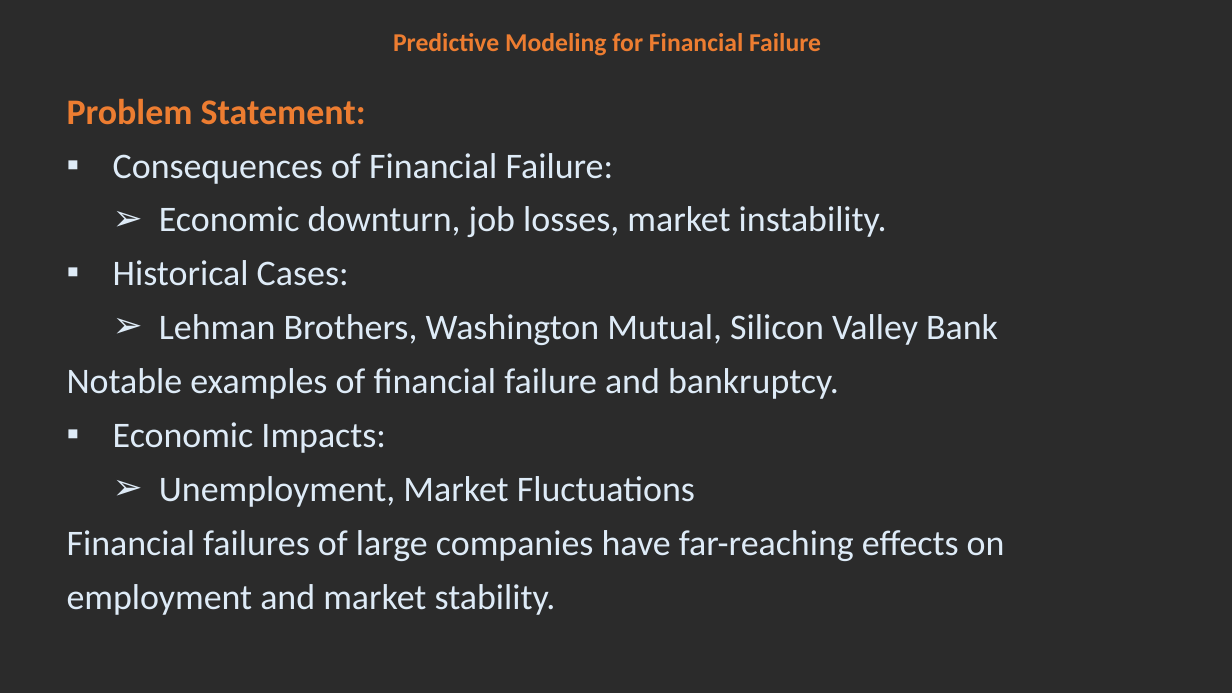
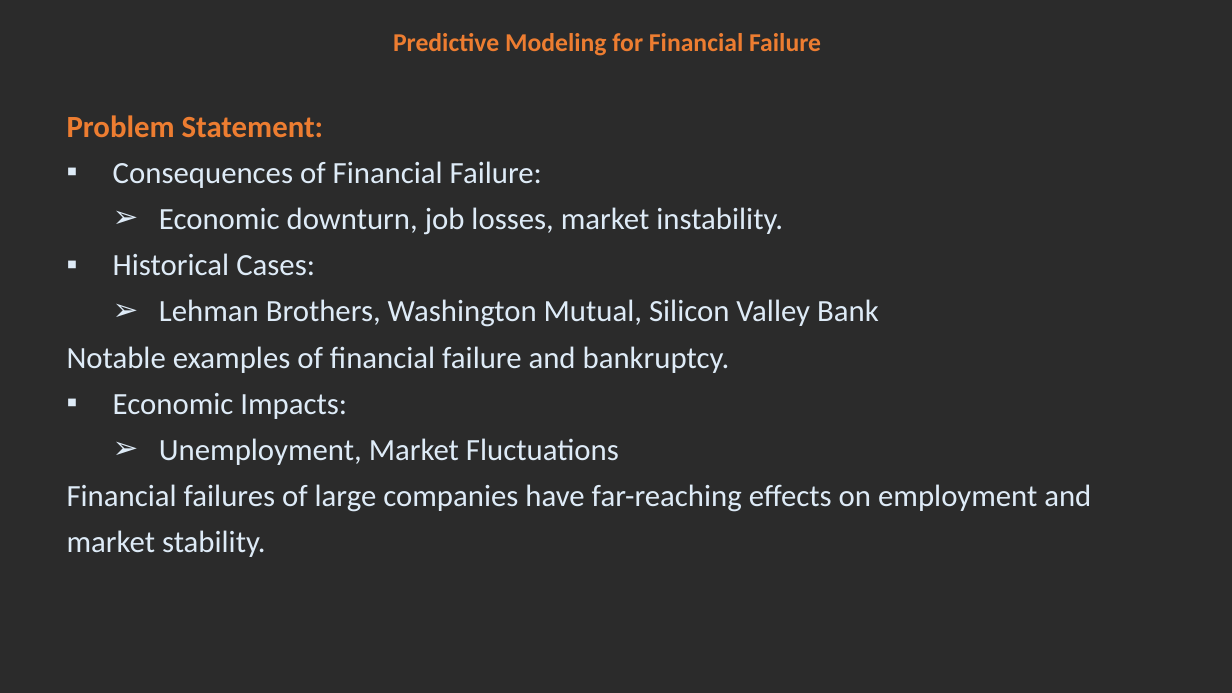
Before and after one commit to jash1112/Forecasting-bankrupt-companies-Project, a slide deck: slide 5 of Presentation.pptx (slide 4 before the commit). Drawn at 1232x693 pixels with LibreOffice and Linux fonts; fonts in the diff are those of the drawing; background and template pictures are left out; a plain dark background stands for a picture behind light text. Boxes give left, top, right and bottom in pixels: in the first picture for what was removed or moved away, otherwise in the second. Text is boxed around its words. In the diff, an @@ line names an element or a change of style, - is before the commit and + after.

```diff
--- a/Presentation.pptx
+++ b/Presentation.pptx
@@ text "Problem Statement:": place and size @@
-text "Problem Statement:" at box(67, 98, 1005, 615)
+text "Problem Statement:" at box(67, 115, 1091, 557)
@@ text "Problem Statement:" at box(67, 115, 1091, 557): size 28 to 24 pt @@
```
Also in this commit, not shown: 3 other slides changed, 1 slide added, 5 other files.
